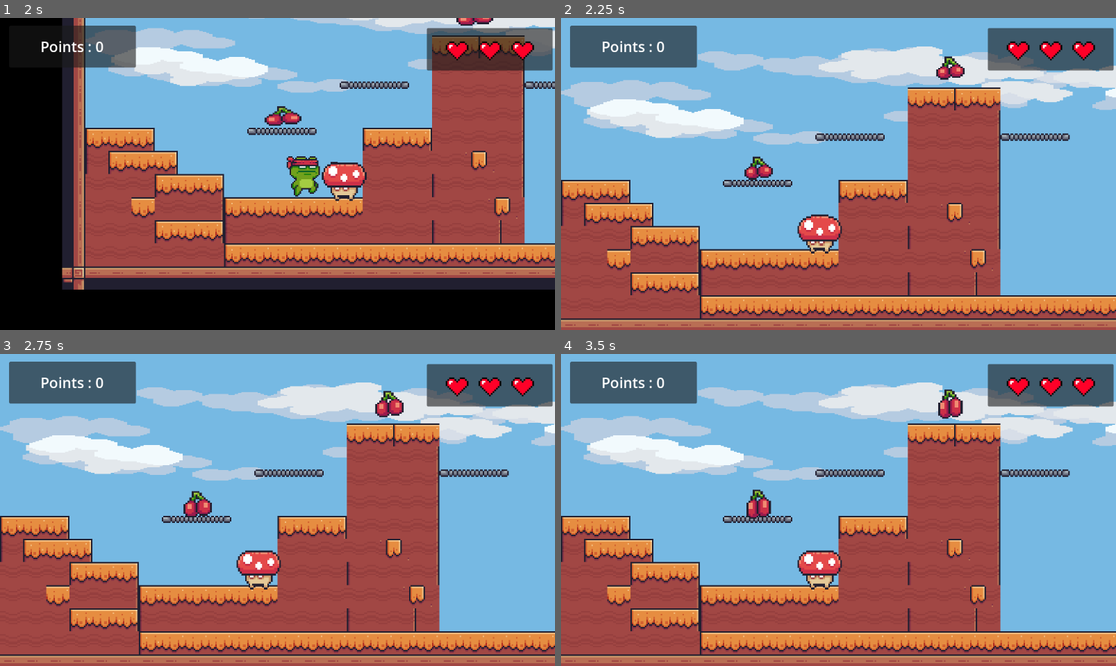
Above: before the commit, frames 1-4 (two rows, left to right).
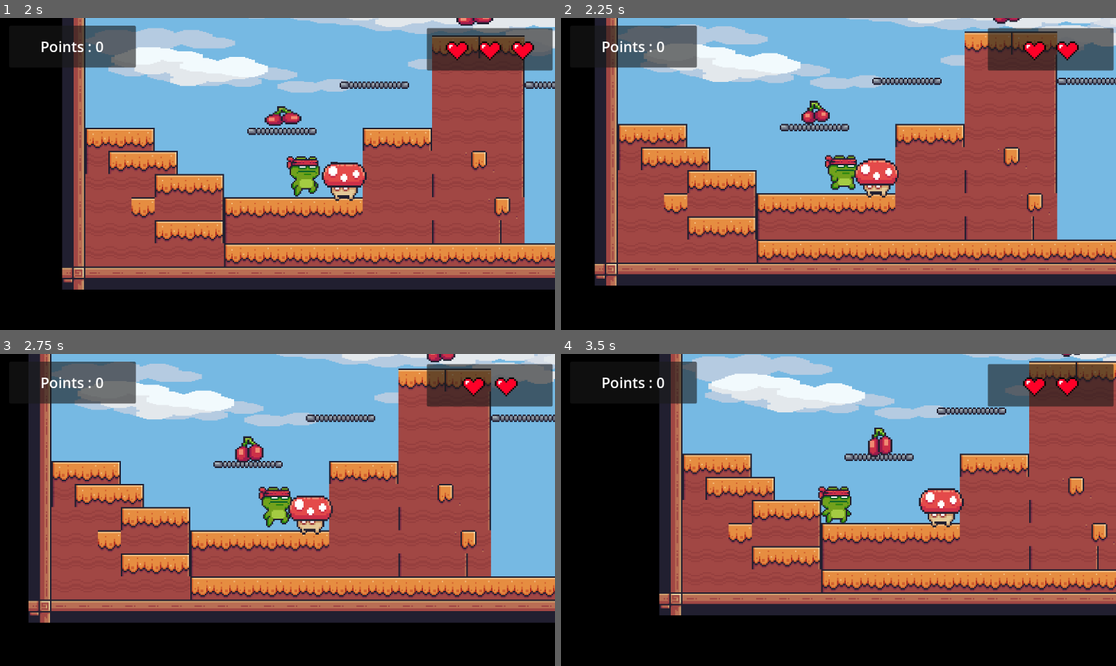
Above: after the commit, the same moments.

Repository: Nasser-Alzaid/Ninja-Frog-2D
Game: Godot game, scene res://sense/menu/Main_Menu.tscn
Two runs of this game, one before a commit and one after it. Both use one fixed random seed, a clock stepped at 60 frames per second and the inputs below.
Inputs:
- Up to frame 1 (2 s): click "LEVEL 2" at 0.5 s; hold Right (right) from 1.28 s (still down); tap Space (jump) at 1.35, 1.52, 1.82 s
- Up to frame 2 (2.25 s): keep holding Right (right); tap Space (jump) at 2.1 s
- Up to frame 3 (2.75 s): keep holding Right (right); tap Space (jump) at 2.27, 2.57 s
- Up to frame 4 (3.5 s): release Right (right) at 2.78 s; hold Left (left) from 2.78 s (still down); tap Space (jump) at 2.85 s

Frame 1 is identical in both runs. In frame 2, 71% of the frame differs, in the area x 0-100%, y 0-100%; in frame 3, 71%; in frame 4, 81%.

Commit message:
complete Game

Diff:
--- a/sense/game_object/enimes.gd
+++ b/sense/game_object/enimes.gd
@@ -1,6 +1,6 @@
 extends RigidBody2D
 
-
+@onready var game_manager: Node = get_node("/root/Node/GameManager")
 # Called when the node enters the scene tree for the first time.
 func _ready() -> void:
 	pass # Replace with function body.
@@ -15,10 +15,15 @@
 func _on_area_2d_body_entered(body):
 	if (body.name == "CharacterBody2D"):
 		var y_delta = position.y - body.position.y
+		var x_delta = body.position.x - position.x
 		if (y_delta > -140):
 			print("destroy enemy")
 			queue_free()
 			body.jump()
 		else :
 			print("health decraise")
-			body.queue_free()
+			game_manager.decrease_health()
+			if (x_delta > 0):
+				body.jump_side(500)
+			else:
+				body.jump_side(-500)
--- a/sense/game_object/game_manager.gd
+++ b/sense/game_object/game_manager.gd
@@ -1,7 +1,22 @@
 extends Node
 @onready var points_label: Label = %pointsLabel
 
+@export var hearts : Array[Node]
+
 var points = 0
+var lives = 3
+
+func decrease_health():
+	lives -= 1
+	print(lives)
+	for h in 3:
+		if (h < lives):
+			hearts[h].show()
+		else :
+			hearts[h].hide()
+	if (lives == 0):
+		get_tree().reload_current_scene()
+
 
 func add_point():
 	points += 1
--- a/sense/game_object/main_character.gd
+++ b/sense/game_object/main_character.gd
@@ -9,6 +9,11 @@
 
 func jump():
 	velocity.y = JUMP_VELOCITY
+
+func jump_side(x):
+	velocity.y = JUMP_VELOCITY
+	velocity.x = JUMP_VELOCITY
+
 
 func _physics_process(delta: float) -> void:
 	#Animation
--- a/sense/levels/Level2.tscn
+++ b/sense/levels/Level2.tscn
@@ -266,8 +266,9 @@
 
 [node name="Node" type="Node"]
 
-[node name="GameManager" type="Node" parent="."]
+[node name="GameManager" type="Node" parent="." node_paths=PackedStringArray("hearts")]
 script = ExtResource("1_awm7u")
+hearts = [NodePath("../UI/hearts/HBoxContainer/heart"), NodePath("../UI/hearts/HBoxContainer/heart3"), NodePath("../UI/hearts/HBoxContainer/heart2")]
 
 [node name="SenceObject" type="Node" parent="."]
 
